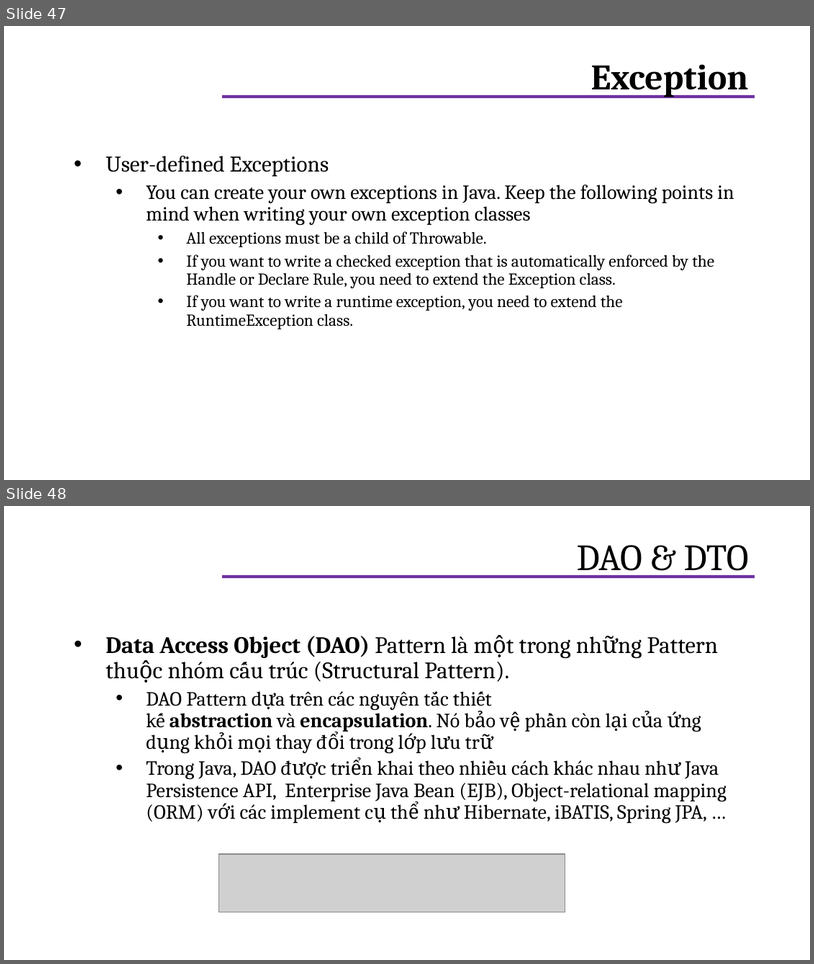
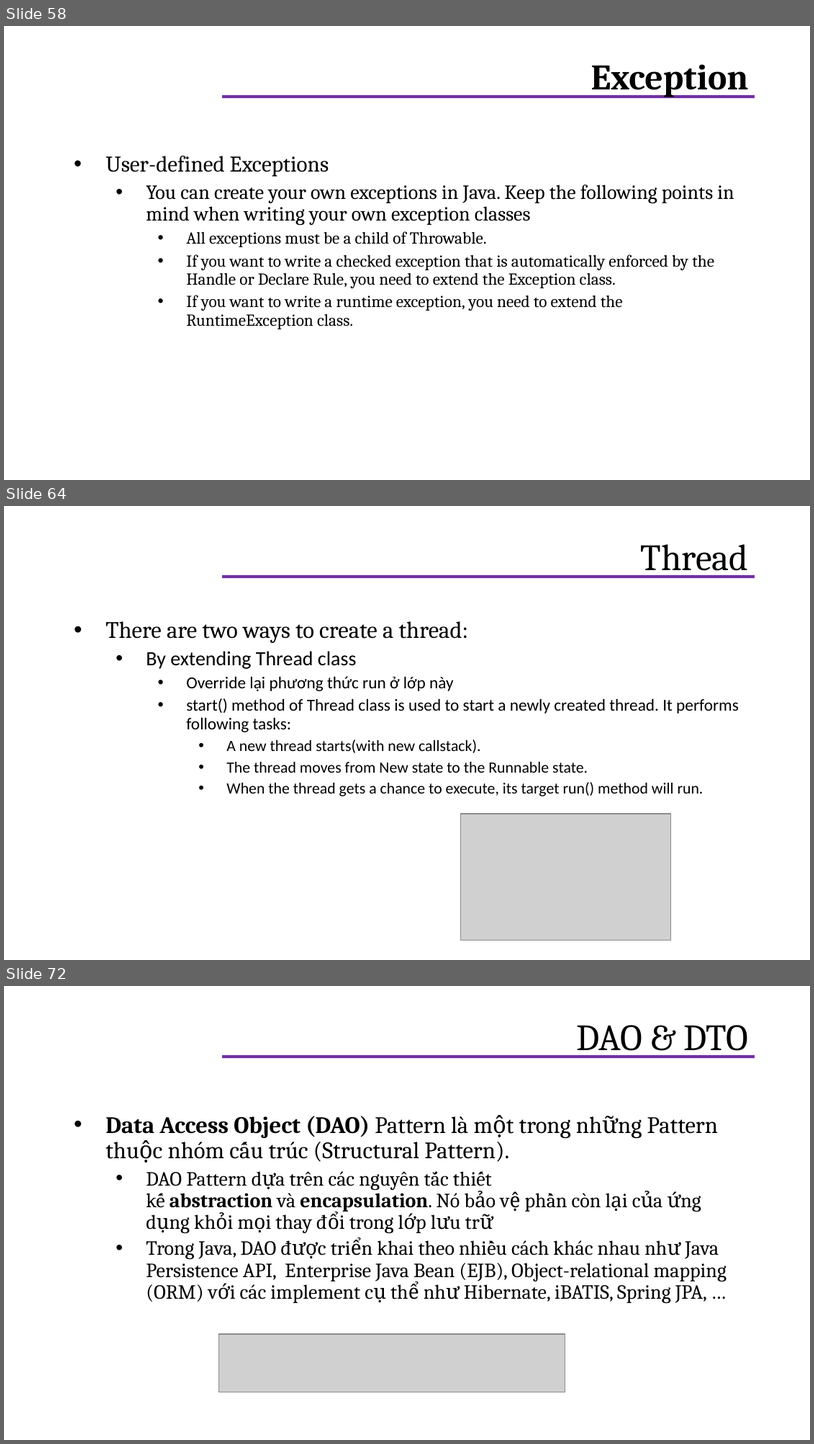
Before and after one commit to helenhash/javacore-training, a slide deck: JavaCore.pptx. Shown one above the other, each under a label of ours: slides 47 and 48 before the commit, slides 58, 64 and 72 after it; the slides between them are not shown. The pictures are 814x964 and 814x1444 pixels, drawn with LibreOffice and Linux fonts; fonts in the diff are those of the drawing; grey boxes stand for pictures; background and template pictures are left out. Boxes give left, top, right and bottom in pixels: in the first picture for what was removed or moved away, otherwise in the second. Text is boxed around its words. In the diff, an @@ line names an element or a change of style, - is before the commit and + after.

```diff
--- a/JavaCore.pptx
+++ b/JavaCore.pptx
@@ slide 64 added at (x1=4, y1=506, x2=810, y2=960), background #FFFFFF; not listed: 1 template element that a slide beside it also shows @@
@@ title added at (x1=641, y1=544, x2=749, y2=578), 33 pt, text #000000 @@
+Thread
@@ text added at (x1=106, y1=621, x2=739, y2=796), 14 pt, text #000000 @@
+• There are two ways to create a thread:
+  • By extending Thread class
+    • Override lại phương thức run ở lớp này
+    • start() method of Thread class is used to start a newly created thread. It performs following tasks:
+      • A new thread starts(with new callstack).
+      • The thread moves from New state to the Runnable state.
+      • When the thread gets a chance to execute, its target run() method will run.
@@ picture added at (x1=461, y1=813, x2=671, y2=940) @@
@@ what was slide 47 is now slide 58 @@
@@ what was slide 48 is now slide 72 @@
```
Also in this commit, not shown: 23 other slides added, 12 other files.
